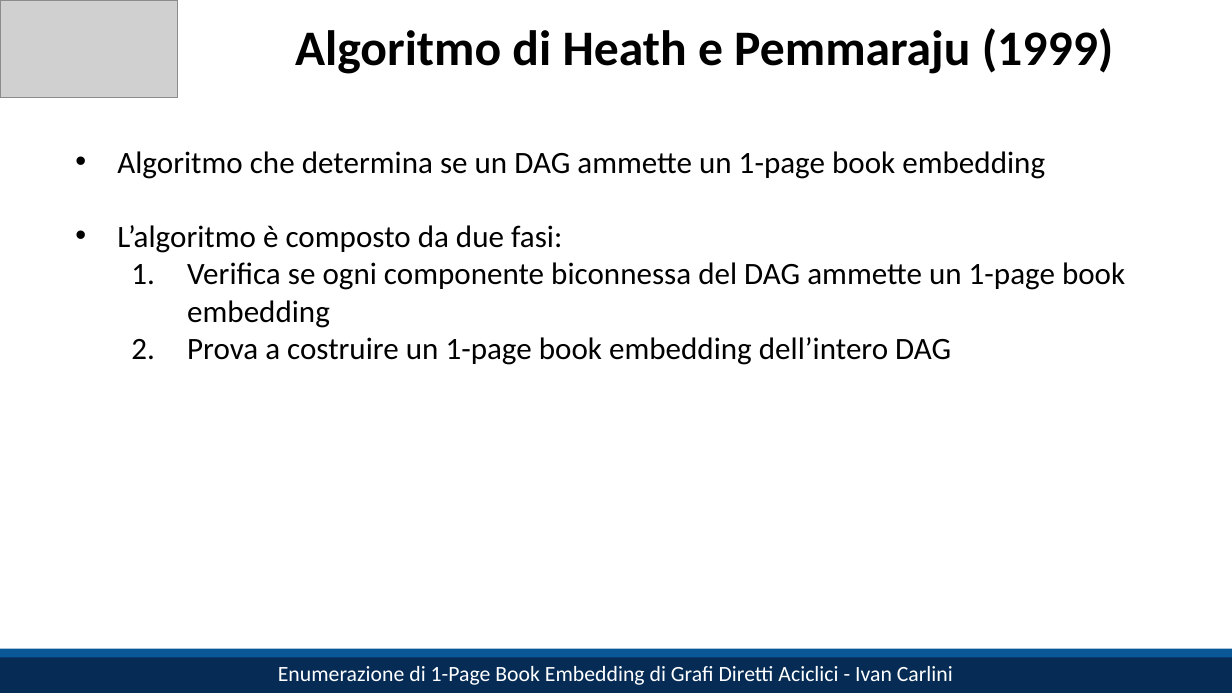
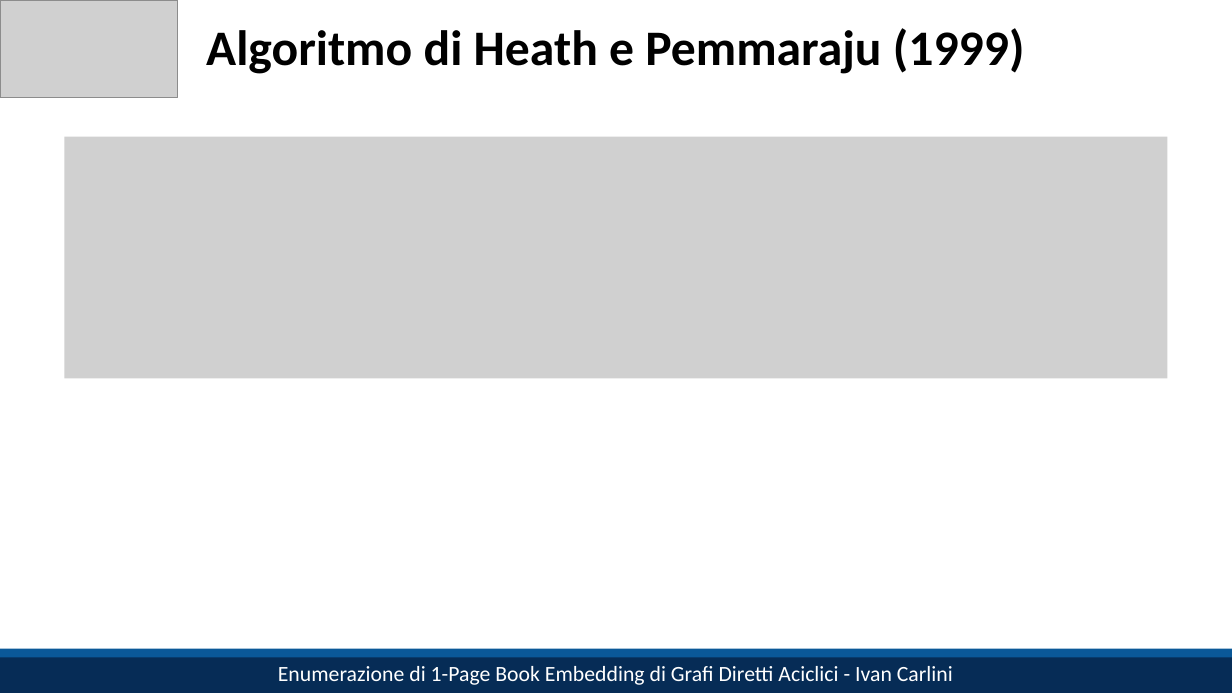
Before and after one commit to IC-99/book-embeddings, a slide deck: slide 6 of slides.pptx. Drawn at 1232x693 pixels with LibreOffice and Linux fonts; fonts in the diff are those of the drawing; grey boxes stand for pictures. Boxes give left, top, right and bottom in pixels: in the first picture for what was removed or moved away, otherwise in the second. Text is boxed around its words. In the diff, an @@ line names an element or a change of style, - is before the commit and + after.

```diff
--- a/slides.pptx
+++ b/slides.pptx
@@ title "Algoritmo di Heath e Pemmaraju ...": place and size @@
-title "Algoritmo di Heath e Pemmaraju ..." at bbox=[295, 28, 1114, 74]
+title "Algoritmo di Heath e Pemmaraju ..." at bbox=[206, 28, 1025, 74]
@@ picture added at bbox=[65, 136, 1168, 378] @@
@@ text removed at bbox=[117, 151, 1125, 365] @@
-• Algoritmo che determina se un DAG ammette un 1-page book embedding
-• L’algoritmo è composto da due fasi:
-  1. Verifica se ogni componente biconnessa del DAG ammette un 1-page book embedding
-  2. Prova a costruire un 1-page book embedding dell’intero DAG
```
Also in this commit, not shown: 10 other slides changed, 18 slides added, 1 other file.
